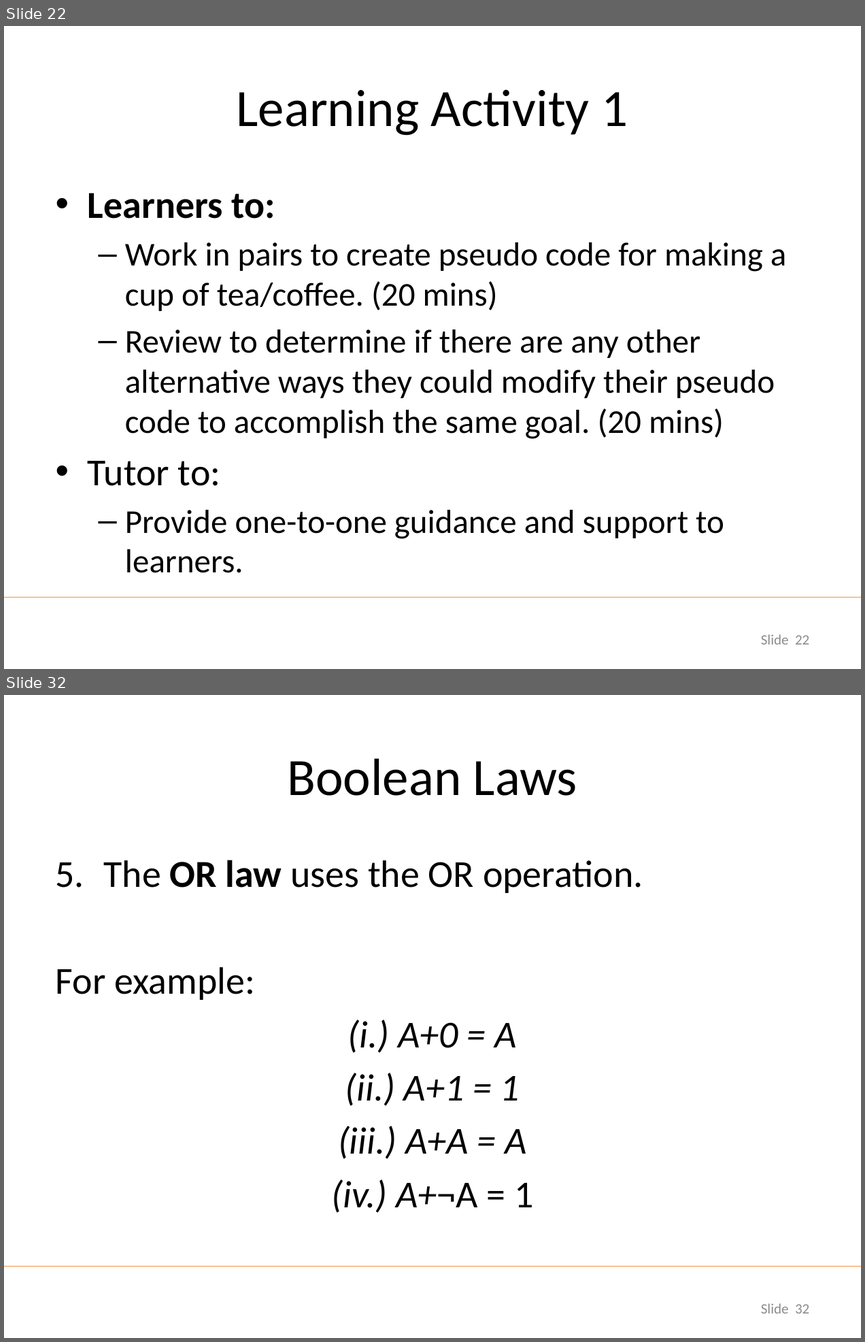
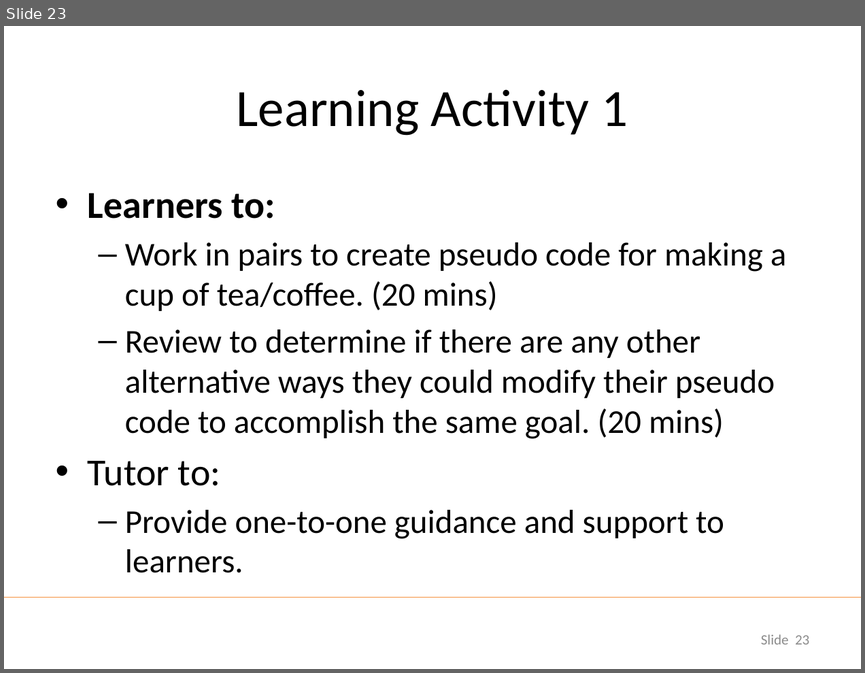
Before and after one commit to udohsolomon/lecture_slide_programming, a slide deck: week_1/Week 1 Day 1.pptx. Shown one above the other, each under a label of ours: slides 22 and 32 before the commit, slide 23 after it; the slides between them are not shown. The pictures are 865x1342 and 865x673 pixels, drawn with LibreOffice and Linux fonts; fonts in the diff are those of the drawing; background and template pictures are left out. Boxes give left, top, right and bottom in pixels: in the first picture for what was removed or moved away, otherwise in the second. Text is boxed around its words. In the diff, an @@ line names an element or a change of style, - is before the commit and + after.

```diff
--- a/week_1/Week 1 Day 1.pptx
+++ b/week_1/Week 1 Day 1.pptx
@@ slide 32 removed at (4, 695, 861, 1338), background picture (left out); not listed: 1 template element that a slide beside it also shows @@
@@ title removed at (287, 758, 577, 796) @@
-Boolean Laws
@@ text removed at (56, 860, 643, 1212) @@
-5. The OR law uses the OR operation.
-For example:
-(i.) A+0 = A
-(ii.) A+1 = 1
-(iii.) A+A = A
-(iv.) A+¬A = 1
@@ page number removed at (761, 1303, 809, 1313) @@
-Slide 32
@@ what was slide 22 is now slide 23 @@
@@ page number at (761, 634, 809, 644): text changed @@
-Slide 22
+Slide 23
```
Also in this commit, not shown: 2 slides added, 13 other slides removed.
